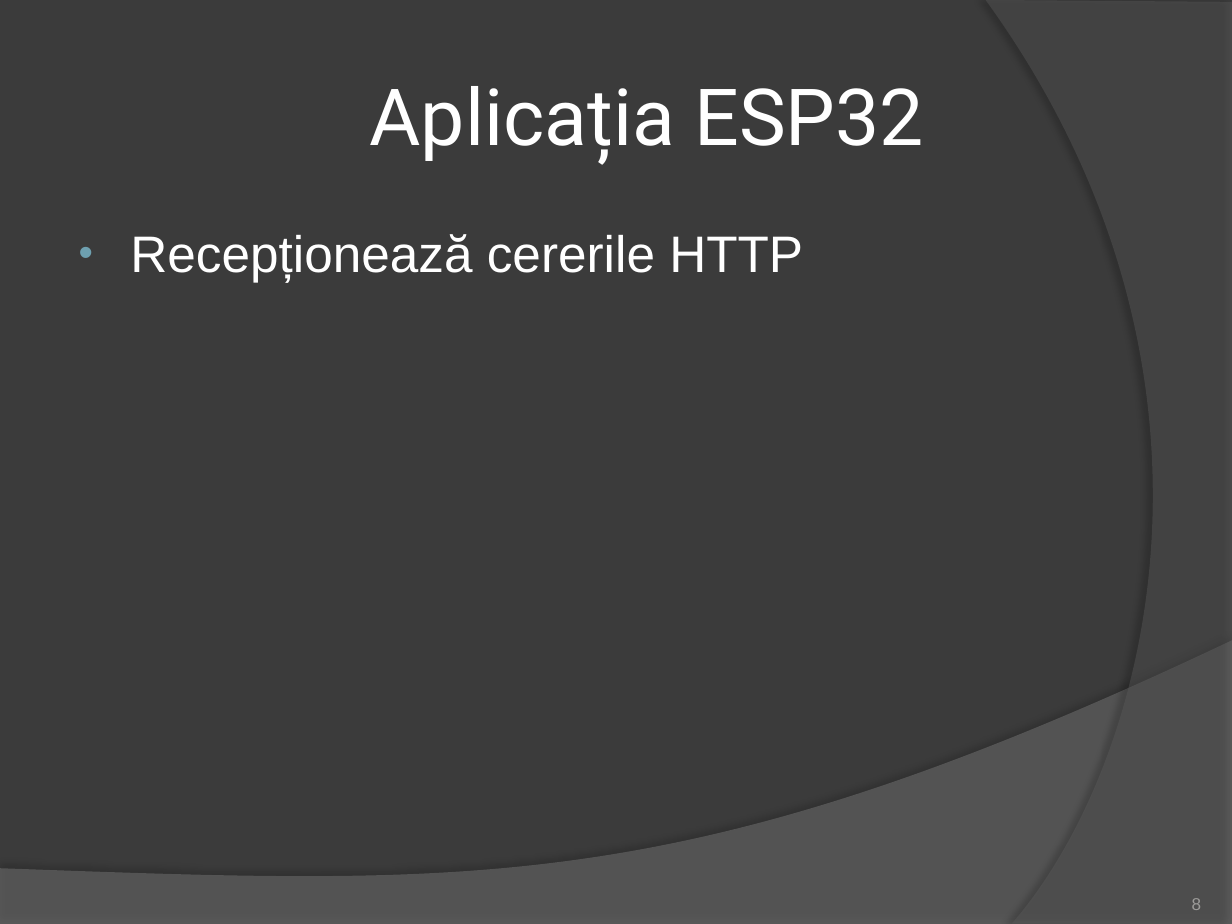
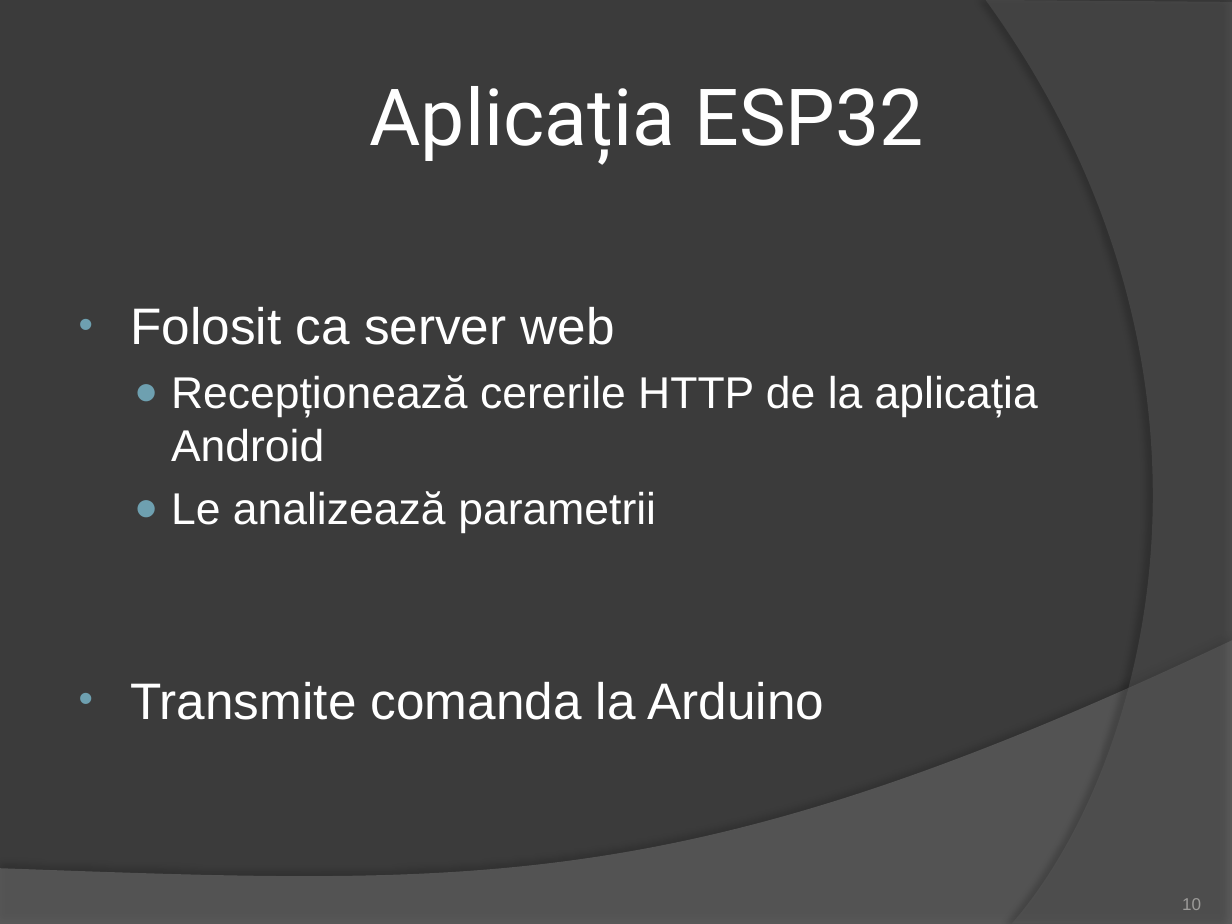
Before and after one commit to BatrinutSilviu/Licenta, a slide deck: slide 10 of ROBOTINHO.pptx (slide 8 before the commit). Drawn at 1232x924 pixels with LibreOffice and Linux fonts; fonts in the diff are those of the drawing. Boxes give left, top, right and bottom in pixels: in the first picture for what was removed or moved away, otherwise in the second. Text is boxed around its words. In the diff, an @@ line names an element or a change of style, - is before the commit and + after.

```diff
--- a/ROBOTINHO.pptx
+++ b/ROBOTINHO.pptx
@@ text at (130,307,1038,720): text changed; size 30 to 26 pt @@
-• Recepționează cererile HTTP
+• Folosit ca server web
+  ● Recepționează cererile HTTP de la aplicația Android
+  ● Le analizează parametrii
+• Transmite comanda la Arduino
@@ page number at (1182,898,1201,910): text changed @@
-8
+10
```
Also in this commit, not shown: 3 other slides changed, 4 slides added, 2 slides removed.
